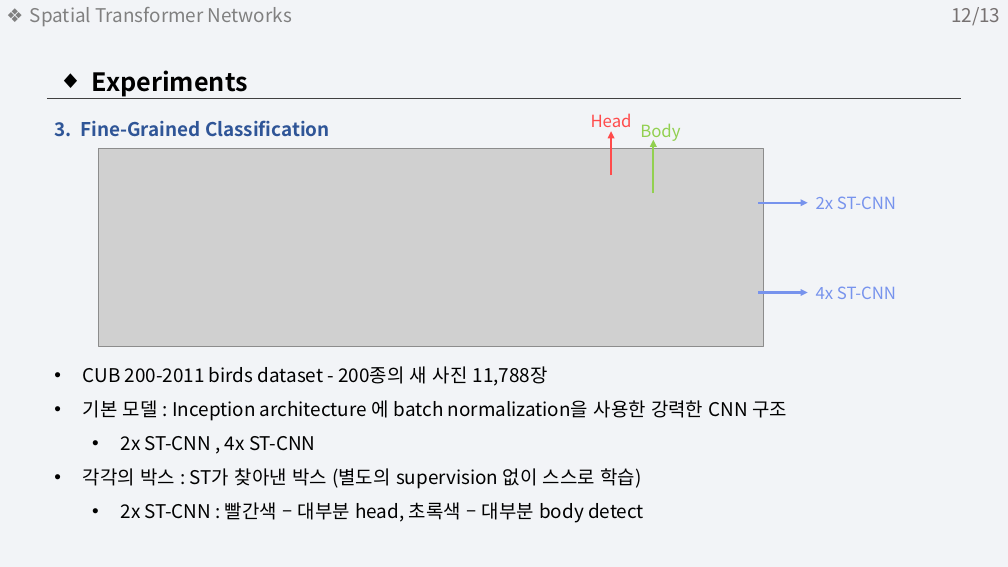
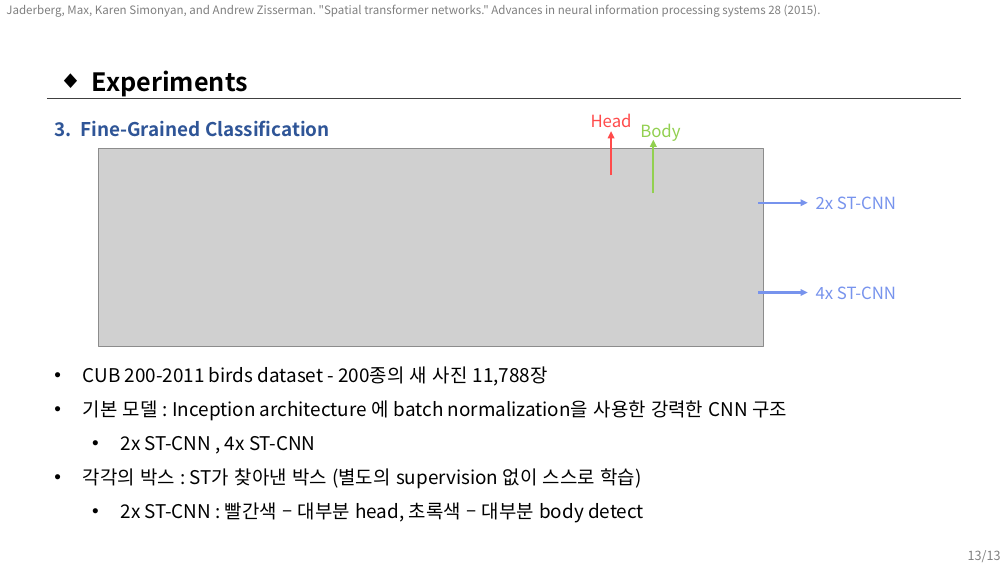
Before and after one commit to sohee98/2022-2nd-Course, a slide deck: slide 13 of Advanced Computer Vision/Paper review/22.11.08_Spatial Transformer Network(STN).pptx. Drawn at 1008x567 pixels with LibreOffice and Linux fonts; fonts in the diff are those of the drawing; grey boxes stand for pictures. Boxes give left, top, right and bottom in pixels: in the first picture for what was removed or moved away, otherwise in the second. Text is boxed around its words. In the diff, an @@ line names an element or a change of style, - is before the commit and + after.

```diff
--- a/Advanced Computer Vision/Paper review/22.11.08_Spatial Transformer Network(STN).pptx
+++ b/Advanced Computer Vision/Paper review/22.11.08_Spatial Transformer Network(STN).pptx
@@ background #D6DCE5 at 30% opacity to #FFFFFF @@
@@ text added at [6,5,821,17], 11 pt, text #808080 @@
+Jaderberg, Max, Karen Simonyan, and Andrew Zisserman. "Spatial transformer networks." Advances in neural information processing systems 28 (2015).
@@ title removed at [30,7,292,26] @@
-❖ Spatial Transformer Networks
@@ text removed at [951,7,1000,25] @@
-12/13
@@ page number added at [968,550,1001,562], 12 pt, text #808080 @@
+13/13
```
Also in this commit, not shown: 12 other slides changed, 1 slide added, 1 slide removed.
